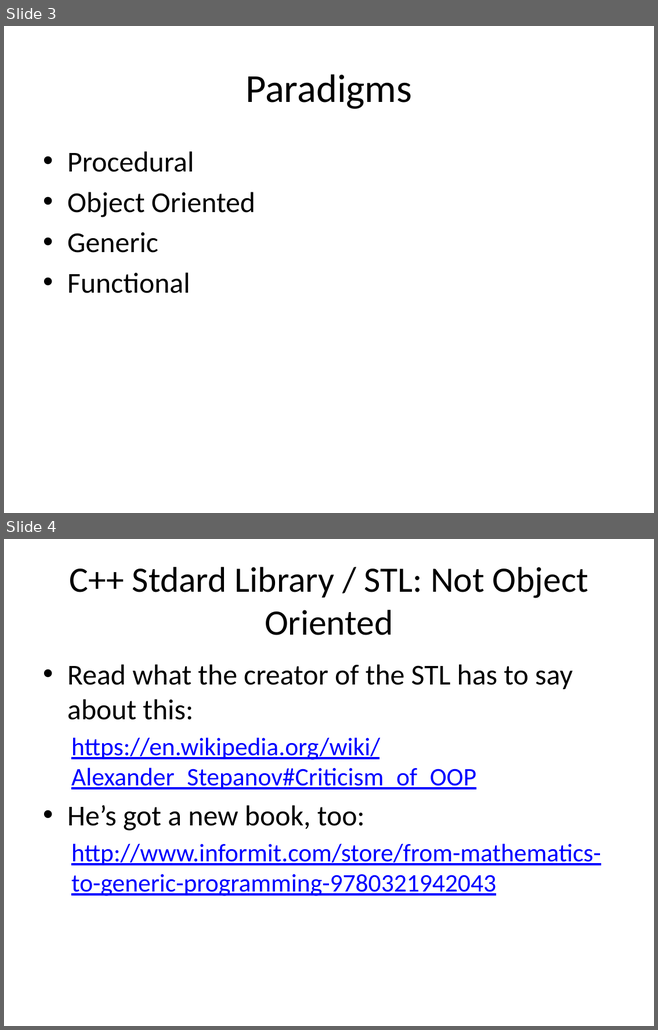
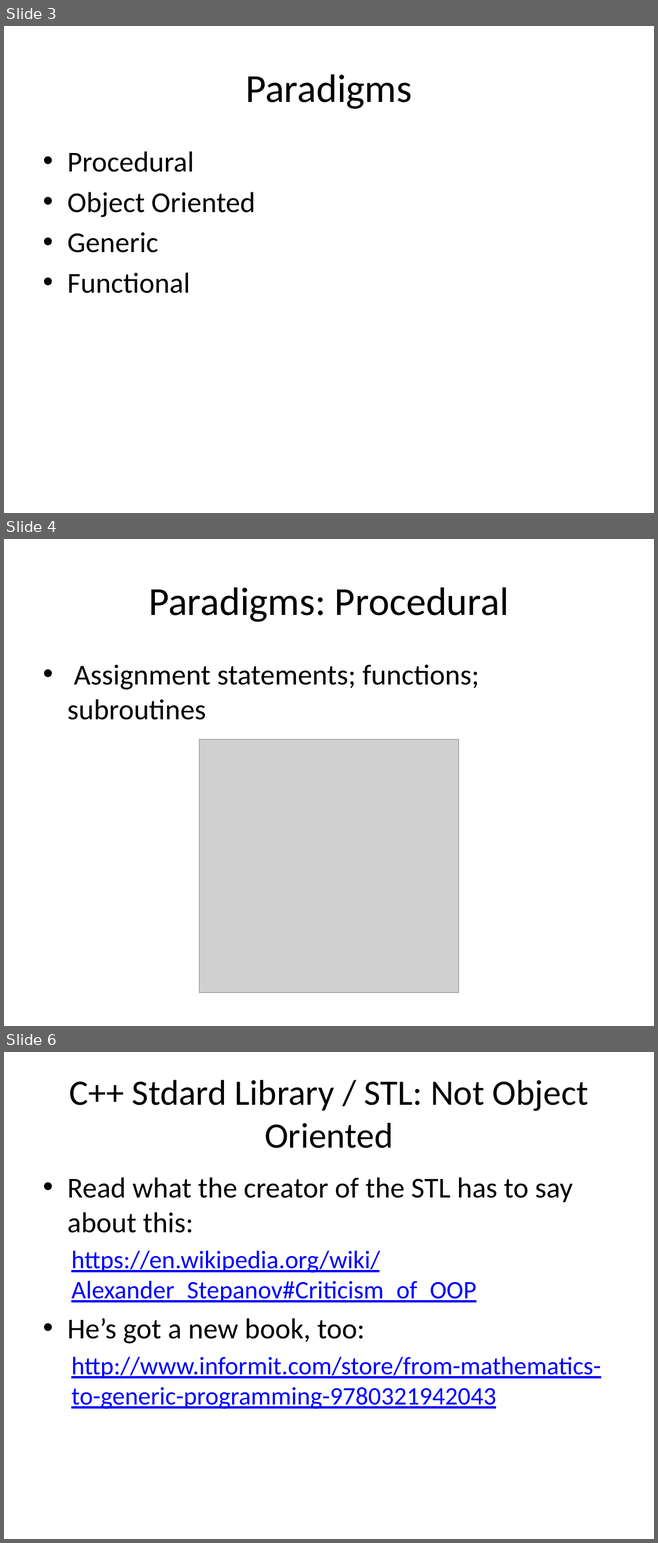
Before and after one commit to fellmad/FunWithCpp11, a slide deck: doc/Fun_with_C++11.pptx. Shown one above the other, each under a label of ours: slides 3 and 4 before the commit, slides 3, 4 and 6 after it; the slides between them are not shown. The pictures are 658x1030 and 658x1543 pixels, drawn with LibreOffice and Linux fonts; fonts in the diff are those of the drawing; grey boxes stand for pictures. Boxes give left, top, right and bottom in pixels: in the first picture for what was removed or moved away, otherwise in the second. Text is boxed around its words. In the diff, an @@ line names an element or a change of style, - is before the commit and + after.

```diff
--- a/doc/Fun_with_C++11.pptx
+++ b/doc/Fun_with_C++11.pptx
@@ slide 4 added at (4,539,654,1026), background #FFFFFF @@
@@ title added at (148,587,509,622), 44 pt, text #000000 @@
+Paradigms: Procedural
@@ text added at (67,664,479,720), 32 pt, text #000000 @@
+• Assignment statements; functions; subroutines
@@ picture added at (199,739,458,993) @@
@@ what was slide 4 is now slide 6 @@
```
Also in this commit, not shown: 4 slides changed, 6 other slides added.
